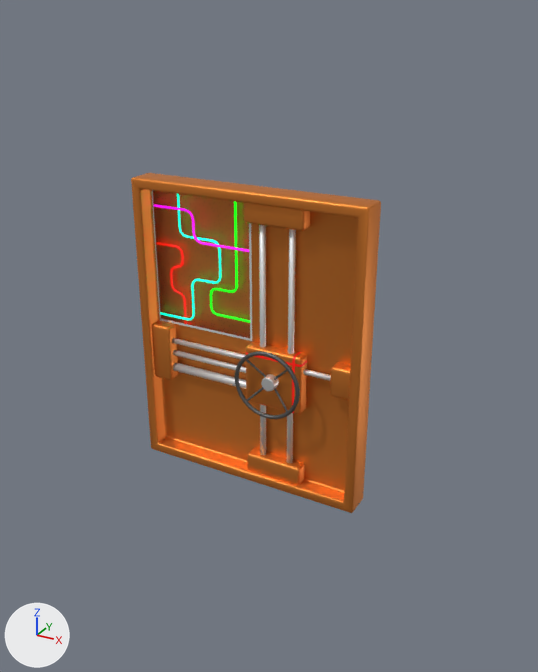
The FBX model BaseProject/Assets/_Project/Prefabs/Packd`s/PortaGeral.fbx, before and after one commit.
Rendered twice from a camera (50 mm lens) standing at (-164.9, -18.9, 14.8) and looking at (-175.5, 0.3, 5.2). Every picture has the same lights, and +X, +Y and +Z are marked at lower left.

In view in the first picture: 'PortaGeral', 'TravasPortaG'.
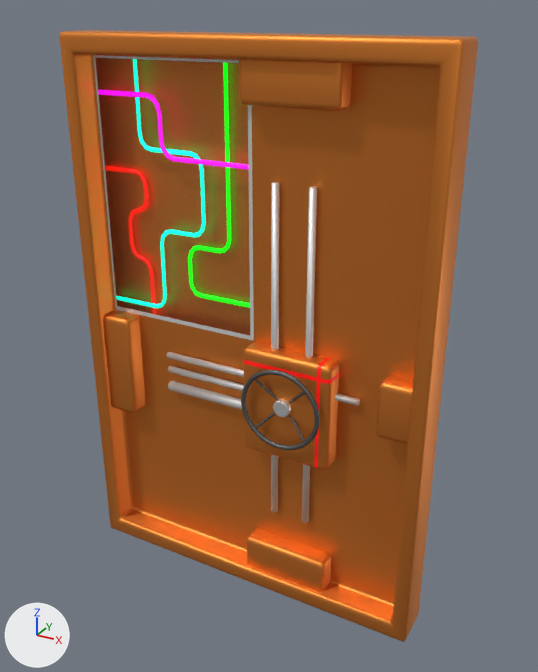
What differs and where, as boxes [x1, y1, x2, y2] in the pictures (538 x 672 px):
'PortaGeral', rescaled (67% wider, 80% taller): before [131, 173, 381, 513]; after [59, 30, 478, 642]
'TravasPortaG', moved, rescaled: before [172, 225, 331, 463]; after [167, 182, 360, 523]

The change in detail:
Object 'TravasPortaG' (ob_travasportag) moves from (-175.0, -0.4, 4.0) to (-174.51, -0.4, 3.27).
Object 'TravasPortaG' (ob_travasportag) is rescaled from (0.01, 0.01, 0.01) to (0.012, 0.012, 0.012).
Object 'PortaGeral' (ob_portageral) is rescaled from (0.01, 0.01, 0.01) to (0.0154, 0.0185, 0.0154).
